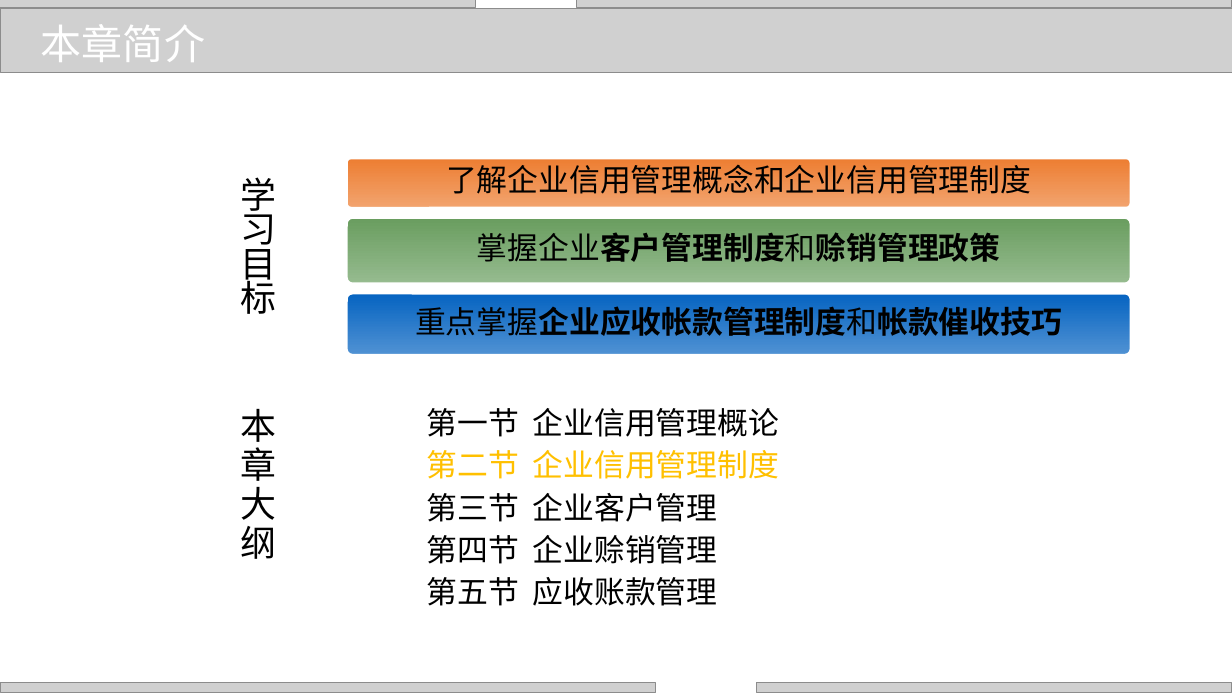
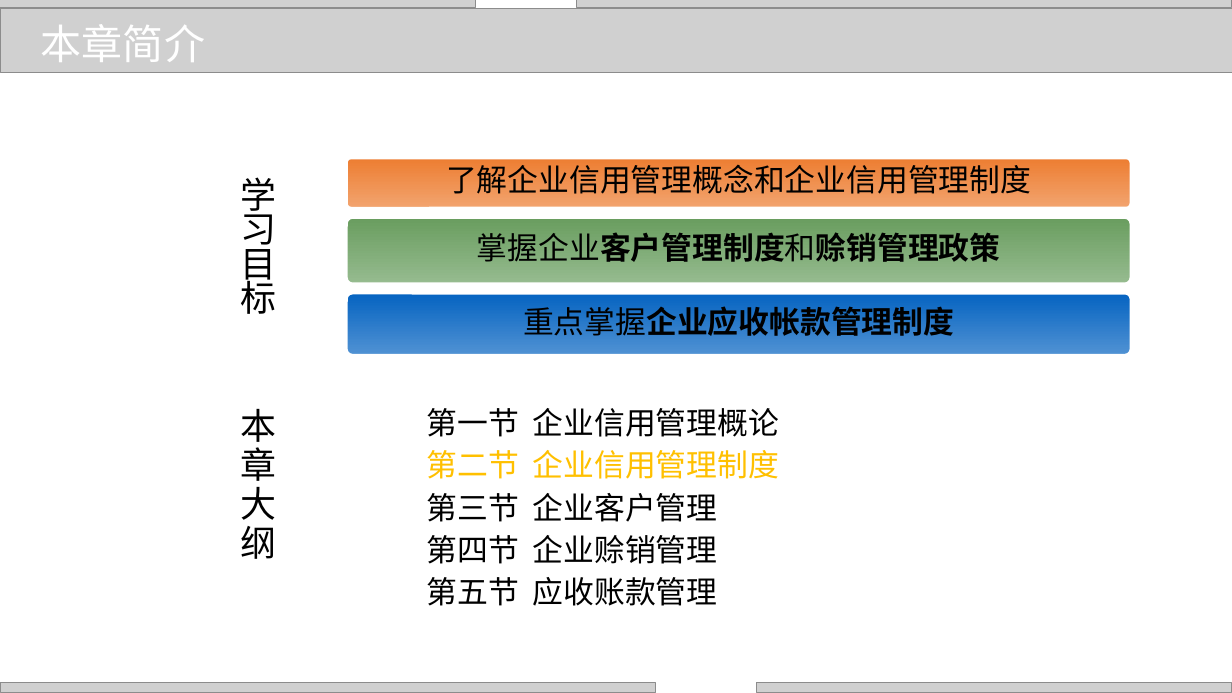
Before and after one commit to zhangjianzhang/internet_credit, a slide deck: slide 2 of files/slides/lecture_8.pptx. Drawn at 1232x693 pixels with LibreOffice and Linux fonts; fonts in the diff are those of the drawing; grey boxes stand for pictures; background and template pictures are left out. Boxes give left, top, right and bottom in pixels: in the first picture for what was removed or moved away, otherwise in the second. Text is boxed around its words. In the diff, an @@ line names an element or a change of style, - is before the commit and + after.

```diff
--- a/files/slides/lecture_8.pptx
+++ b/files/slides/lecture_8.pptx
@@ text in rounded rectangle at [523, 306, 954, 341]: text changed @@
-重点掌握企业应收帐款管理制度和帐款催收技巧
+重点掌握企业应收帐款管理制度
```
Also in this commit, not shown: 12 other files.
